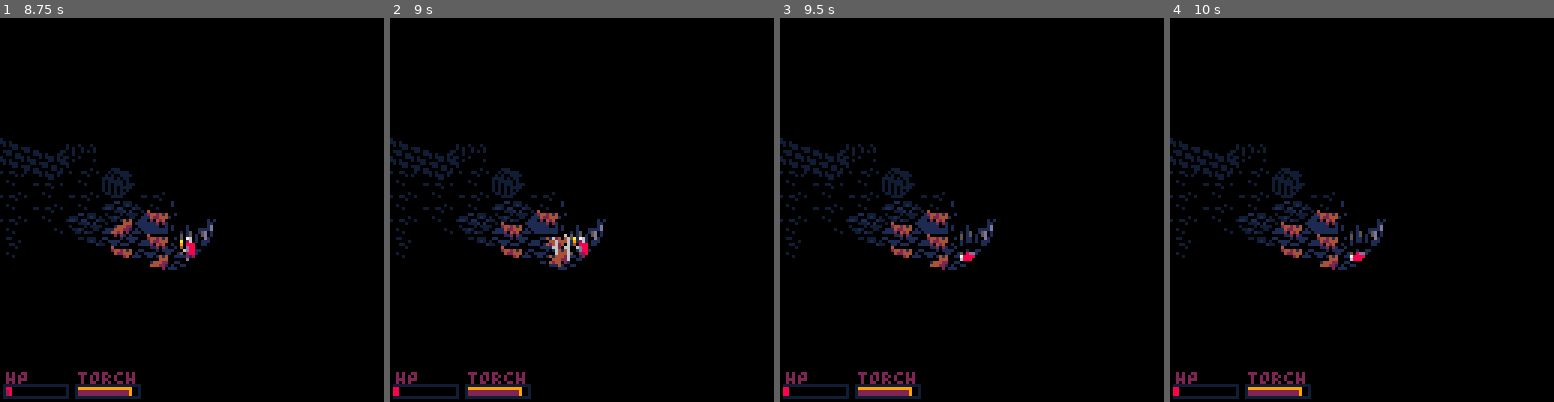
Above: before the commit, frames 1-4 (left to right).
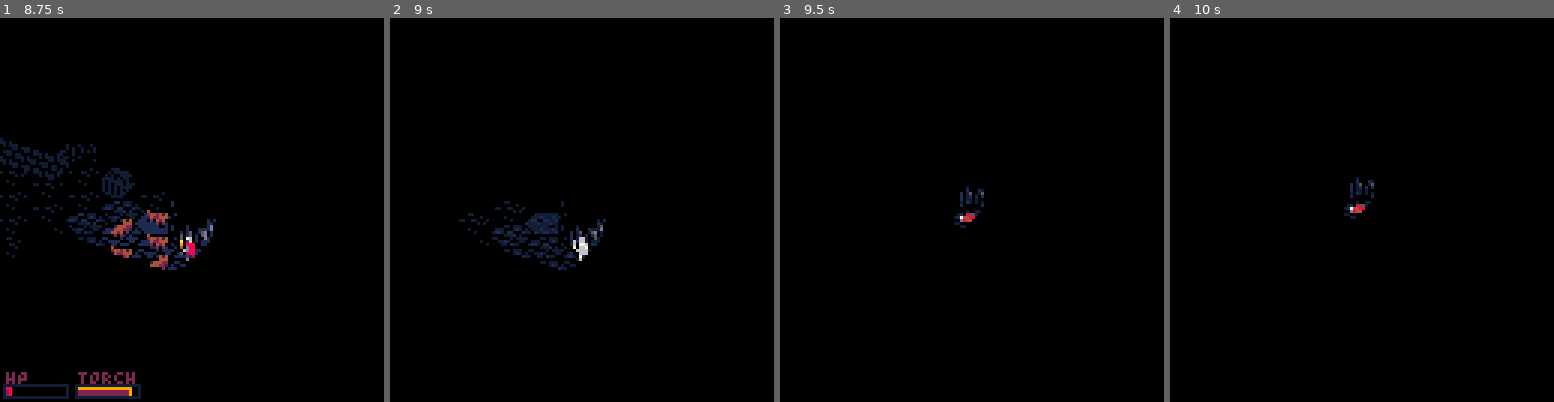
Above: after the commit, the same moments.

Repository: Woflox/intoruins
Game: PICO-8 cartridge cavedunj.p8
The game is run twice, just before and just after one commit, with the same random seed, the same clock (stepped at 60 frames per second) and the same inputs.
Inputs:
- Up to frame 1 (8.75 s): tap X (X key) at 0.33, 1.07, 1.85, 2.97, 4.08, 5.2, 6.32, 7.43, 8.55 s; tap O (Z key) at 0.7, 1.7, 2.1, 2.5, 2.9, 3.3, 3.7, 4.1, 4.5, 4.9, 5.3, 5.7, 6.1, 6.5, 6.9, 7.3, 7.7, 8.1, 8.5 s; hold Right 1.6-2.1 s; hold Up 2.15-2.42 s; hold Right 2.47-3.03 s; hold Left 3.08-3.58 s; hold Down 3.63-3.97 s; hold Right 4.02-4.68 s; hold Up 4.73-5.03 s; hold Left 5.08-5.68 s; hold Down 5.73-6.03 s; hold Right 6.08-6.58 s; hold Right 6.63-7.13 s; hold Up 7.18-7.45 s; hold Right 7.5-8.07 s; hold Left 8.12-8.62 s; hold Down from 8.67 s (still down)
- Up to frame 2 (9 s): keep holding Down; tap O (Z key) at 8.9 s
- Up to frame 3 (9.5 s): release Down at 9 s; hold Right from 9.05 s (still down); tap O (Z key) at 9.3 s
- Up to frame 4 (10 s): tap X (X key) at 9.67 s; tap O (Z key) at 9.7 s; release Right at 9.72 s; hold Up from 9.77 s (still down)

Frame 1 is identical in both runs. In frame 2, 5.0% of the frame differs, in the area x 0-56%, y 31-100%; in frame 3, 5.4%, in the area x 0-57%, y 31-100%; in frame 4, 5.4%.

Commit message:
camera/lighting change on death

Diff:
--- a/cavedunj.p8
+++ b/cavedunj.p8
@@ -5,7 +5,7 @@
 
 function _init()
 assigntable(_ENV,
-[[depth:5,mapsize:20,mapcenter:10
+[[gamestate:play,depth:5,mapsize:20,mapcenter:10
 ,tempty:0,tcavefloor:50,tcavefloorvar:52
 ,tcavewall:16,tdunjfloor:48,tywall:18,txwall:20
 ,tshortgrass:54,tflatgrass:38,tlonggrass:58,tmushroom:56
@@ -43,7 +43,7 @@
 batatk=wa20dr22
 death=wb0vc0vc0c0c0r_
 pdeath=w444l6
-mushdeath=w0r_
+mushdeath=w01r_
 brazierdeath=w33r_
 propdeath=w11r_
 fall=wv0000c00r_
@@ -217,13 +217,16 @@
  		lerp(player.pos,
  							vec2(mapcenter,
  												mapcenter-0.5),
- 							0.36))
-
+ 							gamestate=="gameover" and 0 or 0.36))
+	local tmod =
+		gamestate=="gameover" and
+													 0.25 or 0.5
 	smoothb = smoothb and
-											lerp(smoothb,camtarget,0.5)
+											lerp(smoothb,camtarget,
+											tmod)
 											or camtarget
 	smooth = smooth and
-		lerp(smooth,smoothb,0.25)
+		lerp(smooth,smoothb,0.5*tmod)
 		or	smoothb
 
 	campos=vec2(flr(rnd(shake*2)-
@@ -275,21 +278,15 @@
 		end
 	end
 
-	local x=drawbar(player.hp/player.maxhp,
-	        "HP",2,123,2,8)
-	for k,v in
-		pairs(player.statuses)
-	do
-		x=drawbar(v[1]/v[2],k,x,123,v[3],v[4])
-	end
-	--[[x=drawbar(1,
-	        "BURN",x,123,8,9)
-	x=drawbar(0.66,
-	        "LIGHT",x,123,2,13)
-	x=drawbar(0.66,
-	        "SLOFALL",x,123,11,13)
-	x=drawbar(0.66,
-	        "FROZEN",x,123,13,6)]]
+	if gamestate=="play" then
+		local x=drawbar(player.hp/player.maxhp,
+		        "HP",2,123,2,8)
+		for k,v in
+			pairs(player.statuses)
+		do
+			x=drawbar(v[1]/v[2],k,x,123,v[3],v[4])
+		end
+	end
 end
 
 function drawbar(ratio,label,x,y,col1,col2)
@@ -366,7 +363,8 @@
 		if vistoplayer(tl) then
 			fow=tl.light>=2 and 3 or 2
 		elseif tl.explored then
-			fow=1
+			fow=gamestate=="gameover"
+			    and 0 or 1
 		end
 		local oldfow=tl.fow
 		tl.fow = mid(oldfow-1,fow,oldfow+1)
@@ -487,7 +485,7 @@
 		local scrpos=ent.renderpos+
 					vec2(flp and -1 or 0,0)
 		local frame=
-						flr(ent.animframe)
+						ent.animframe
 						+0.5+ent.yface*0.5
 		spr(ent.typ+frame*16,
 						scrpos.x,scrpos.y,
@@ -779,7 +777,9 @@
  alltiles(
  function(pos,tl)
 		ent = tl.ent
-		tl.light = ent and ent.light or -20
+		tl.light = gamestate=="gameover" and
+		           (ent==player and 1 or -20) or
+		           (ent and ent.light or -20)
 		tl.lightsrc = tl.light>=2
 		if tl.light>0 then
 			add(tovisit,pos)
@@ -1049,18 +1049,18 @@
 	end
 end
 
-function canmove(ent,pos,atk)
+function canmove(ent,pos,speial)
 	local tl=gettile(pos)
 	return
 	 (tl.ent and
-	  atk!= 0 and not
+	  special != "noatk" and not
 	  (ent.ai and tl.ent.ai) and
 	  (not tl.ent.blocking or
 	   ent.behav=="hunt" or
 	   ent==player))
 	 or
 	 (not tl.ent and
-	  atk!= 1 and
+	  special != "atkonly" and
 	  navigable(tl,ent.flying))
 end
 
@@ -1070,12 +1070,12 @@
 				    player.tl.light>=2)
 end
 
-function findmove(ent,var,goal,atk,aggro)
+function findmove(ent,var,goal,special)
 	local tl = ent.tl
 	local bestscore=-2
 	visitadjrnd(ent.pos,
 	function(npos,ntl)
-		if canmove(ent,npos,atk)
+		if canmove(ent,npos,special)
 		then
 		 local score=
 		 							(abs(tl[var]-goal))-
@@ -1091,8 +1091,8 @@
 		end
  end)
  if bestscore>-2 then
-		if gettile(bestpos).pdist==0
-		 and special=="aggro"
+		if special=="aggro" and
+		   gettile(bestpos).pdist==0
 		then
 			aggro(ent.pos)
 		else
@@ -1286,6 +1286,10 @@
 		setbehav(ent,"dead")
 		setanim(ent,ent.deathanim)
 		waitforanim=true
+		if ent==player then
+			gamestate="gameover"
+			calclight()
+		end
 	end
 	aggro(ent.pos)
 end
@@ -2082,11 +2086,11 @@
 
 
 __gff__
-000000000000000000000000000000004000840084002c00b300ee00be00ee0072010400ba016b01f30109096b01b301b30173017301730123017d016b01ea0104040404000000000000000000000000040404040000000000000000000000000404040400000000000000000000000004040404000000000000000000000000
+000000000000000000000000000000004000840084002c00b300ee00be00ee0072016300ba016b01f30109096b01b301b30173017301730123017d016b01ea0104040404000000000000000000000000040404040000000000000000000000000404040400000000000000000000000004040404000000000000000000000000
 0000000000000000008000000000000000000000000000000000000000000000040000000000000300000000000000000400000000000003000000000000000001010000000000000000000000000000010110002000700000003000300030000000000010000407040000090401040004000407040004070487040904003000
 __map__
 464647474141424b4b4b0000000000001011000014150000000000001c1d000020210000242500002829000000002e2f303132333435363738393a3b00000000bc000000000000000000000000000000000000000000000000000000000000000000000000000000000000000000000000000000000000000000000000000000
-004647474143490000000000000000003200000000000000000000003200000020000000320000003200000000003200320032003200363200003a3200000000bd000000000000000000000000000000000000000000000000000000000000000000000000000000000000000000000000000000000000000000000000000000
+0046474741434900000000008f0000003200000000000000000000003200000020000000320000003200000000003200320032003200363200003a3200000000bd000000000000000000000000000000000000000000000000000000000000000000000000000000000000000000000000000000000000000000000000000000
 460047474244494e4c4c0000000000003200000000000000000000003200000020000000320000003200000000003200320032003200363200003a3200000000a0000000000000000000000000000000000000000000000000000000000000000000000010001000100000000000000000000000000000000000000000000000
 46470047004200004d4d0000000000003400000000000000000000003200000020000000320000003200000000003200320032003200363200003a3200000000b00000000000000000000000000000000000000000000000000000000000000000001000203436323a3400000000000000000000000000000000000000000000
 0047410041004d454d4d0000000000003400000000000000000000003200000020000000320000003200000000003200320032003200363200003a320000000081000000000000000000000000000000000000000000000000000000000000001000363236343a32000000000000000000000000000000000000000000000000
Not shown, changed: 18 lines of the sprite sheet (__gfx__) section of cavedunj.p8
Not shown, changed: the music (__music__) section of cavedunj.p8
Not shown, changed: the sound effects (__sfx__) section of cavedunj.p8
